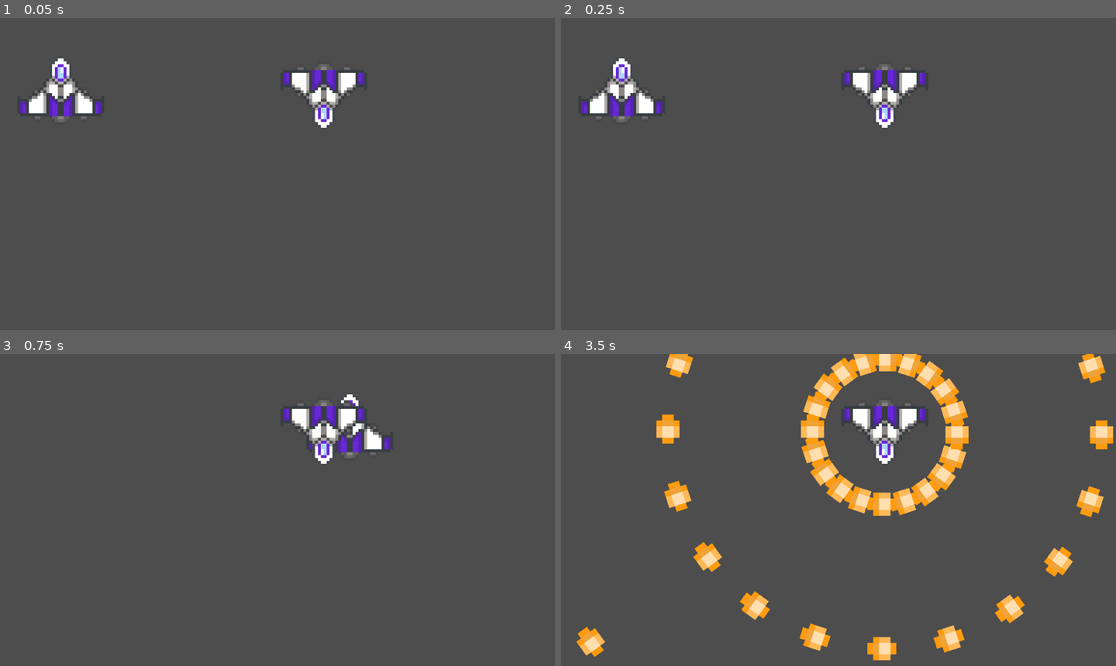
Above: before the commit, frames 1-4 (two rows, left to right).
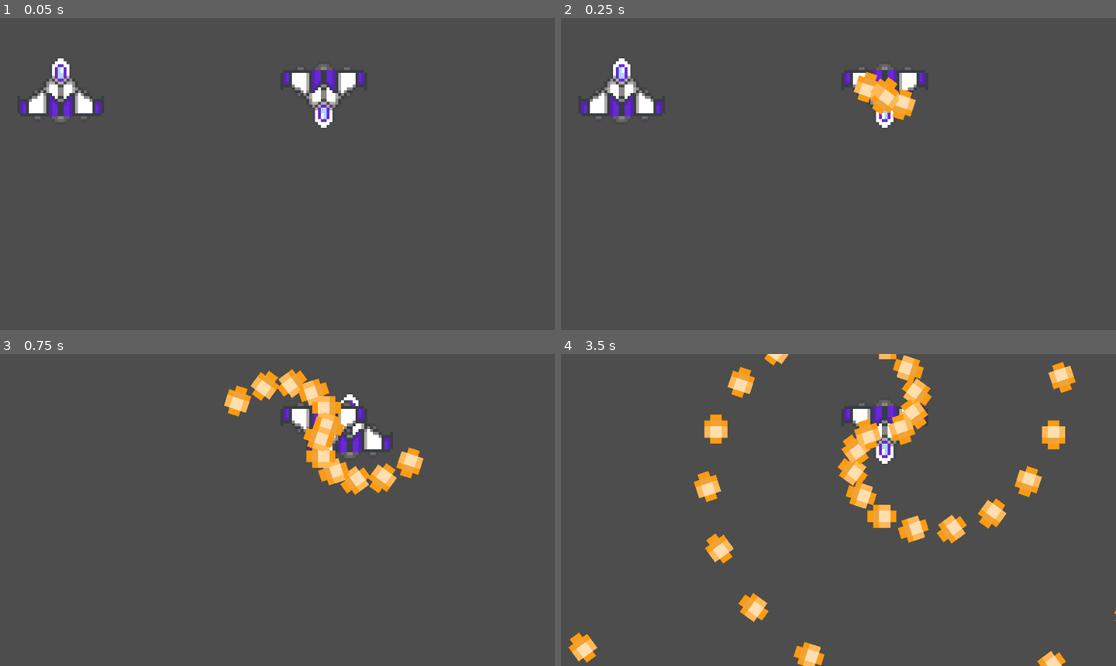
Above: after the commit, the same moments.

Repository: matias0621/Bullet-Hell
Game: Godot game, scene res://Scene/world.tscn
The game is run twice, just before and just after one commit, with the same random seed, the same clock (stepped at 60 frames per second) and the same inputs.
Inputs:
- Up to frame 1 (0.05 s): no input
- Up to frame 2 (0.25 s): no input
- Up to frame 3 (0.75 s): hold D (right) from 0.53 s (still down)
- Up to frame 4 (3.5 s): release D (right) at 1.28 s; hold S (down) 1.28-2.03 s; hold D (right) 2.03-2.78 s; hold W (up) from 2.78 s (still down)

Frame 1 is identical in both runs. In frame 2, 1.0% of the frame differs, in the area x 52-64%, y 17-33%; in frame 3, 3.6%; in frame 4, 15%, in the area x 1-100%, y 0-100%.

Commit message:
double spiral parttern

Diff:
--- a/Script/bullet_controller.gd
+++ b/Script/bullet_controller.gd
@@ -1,15 +1,19 @@
 extends Node
 
 var attack = true
-@export var amount_bullet:int = 5
+@export var amount_bullet:int = 10
 var rotate = 0
 const BULLET = preload("res://Scene/bullet.tscn")
 var time = 0.0
-@export var time_wait = 1.0
+@export var time_wait = 0.1
+@export var test = 0
 
 
 func _process(delta: float) -> void:
-	circle_pattern(delta)
+	if test == 0:
+		double_spiral_pattern(delta)
+	elif test == 1:
+		spiral_pattern(delta)
 
 func circle_pattern(delta:float) -> void:
 	time += delta
@@ -31,10 +35,21 @@
 func spiral_pattern(delta:float) -> void:
 	time += delta
 	if time > time_wait:
-		rotate -= get_rotation_for_bullet()
+		rotate += get_rotation_for_bullet()
 		create_bullet()
 		time = 0.0
 
+func double_spiral_pattern(delta:float) -> void:
+	time += delta
+	var save_rotation:float
+	if time > time_wait:
+		rotate += get_rotation_for_bullet()
+		save_rotation = rotate
+		create_bullet()
+		rotate = 180 + save_rotation
+		create_bullet()
+		rotate = save_rotation - 180
+		time = 0
 
 func create_bullet() -> void:
 	var bullet: Bullet = BULLET.instantiate()
